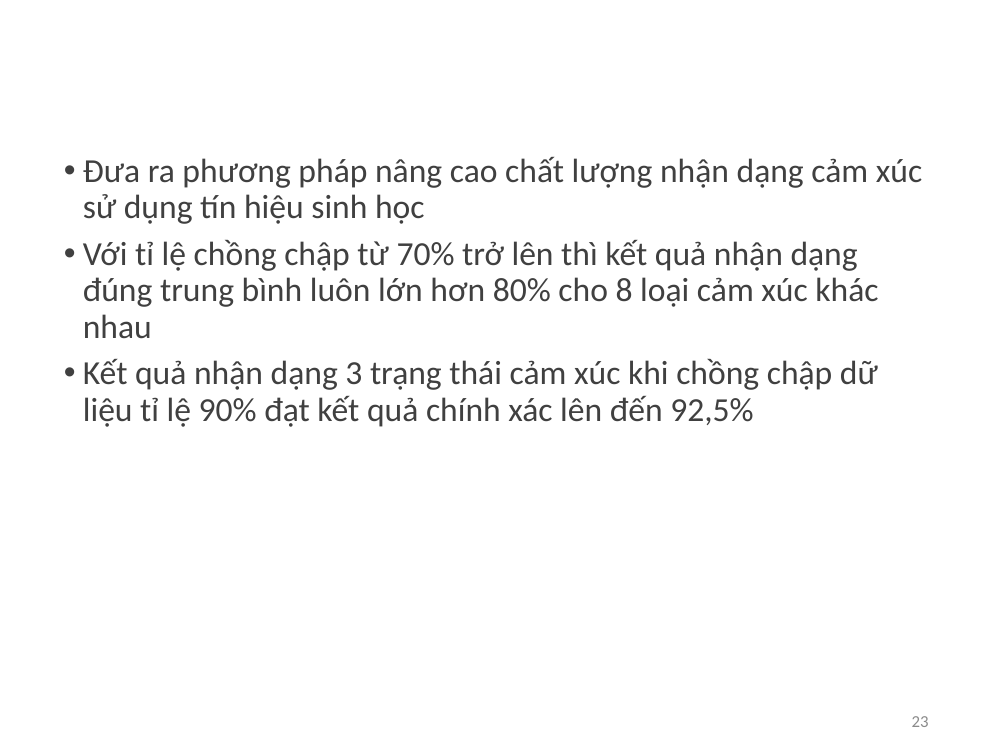
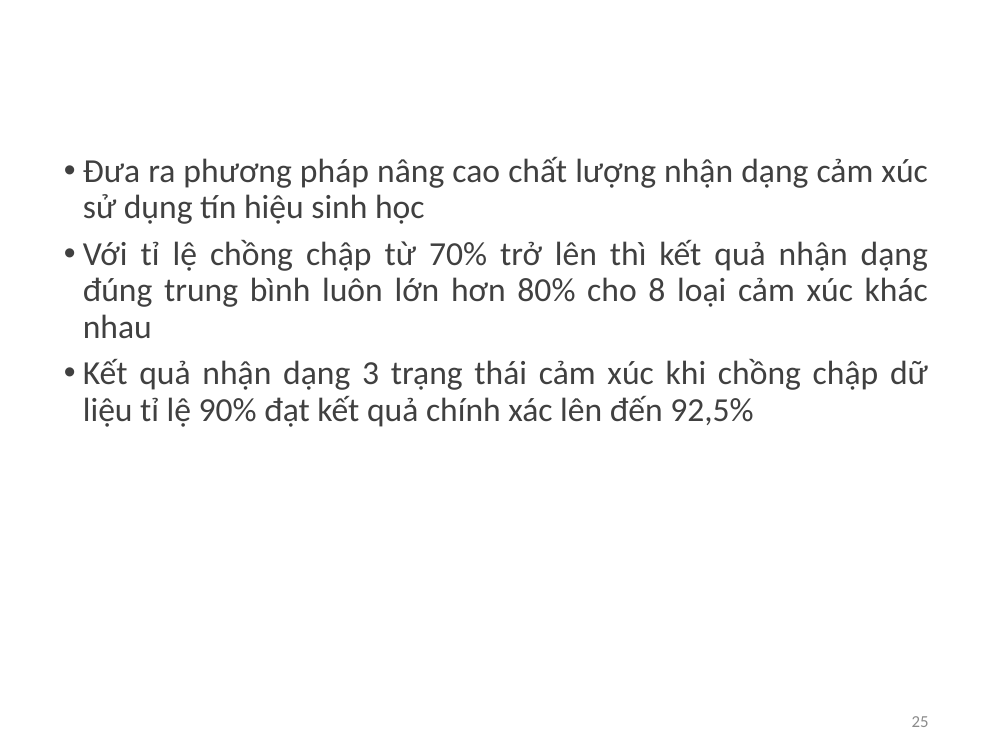
Before and after one commit to nguyennam2910/TriMun, a slide deck: slide 25 of Slide Thesis.pptx (slide 23 before the commit). Drawn at 1008x756 pixels with LibreOffice and Linux fonts; fonts in the diff are those of the drawing; background and template pictures are left out. Boxes give left, top, right and bottom in pixels: in the first picture for what was removed or moved away, otherwise in the second. Text is boxed around its words. In the diff, an @@ line names an element or a change of style, - is before the commit and + after.

```diff
--- a/Slide Thesis.pptx
+++ b/Slide Thesis.pptx
@@ text "Đưa ra phương pháp nâng ..." at (83,157,928,427): alignment left to justified @@
@@ page number at (912,716,929,727): text changed @@
-23
+25
```
Also in this commit, not shown: 17 other slides changed, 2 slides added, 2 other files.
